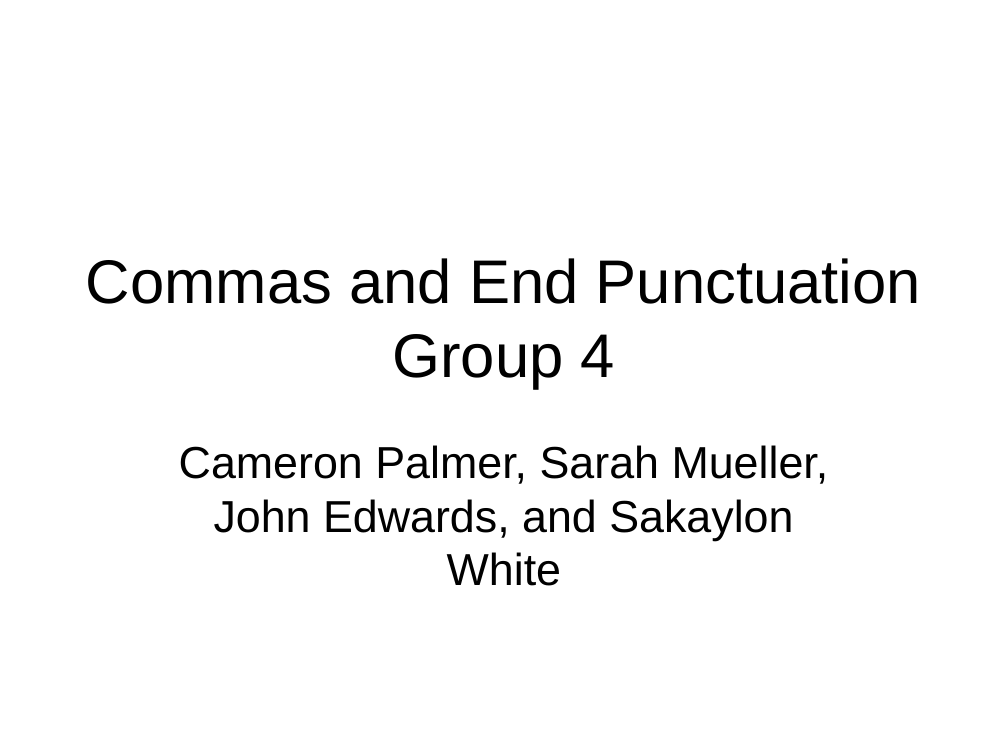
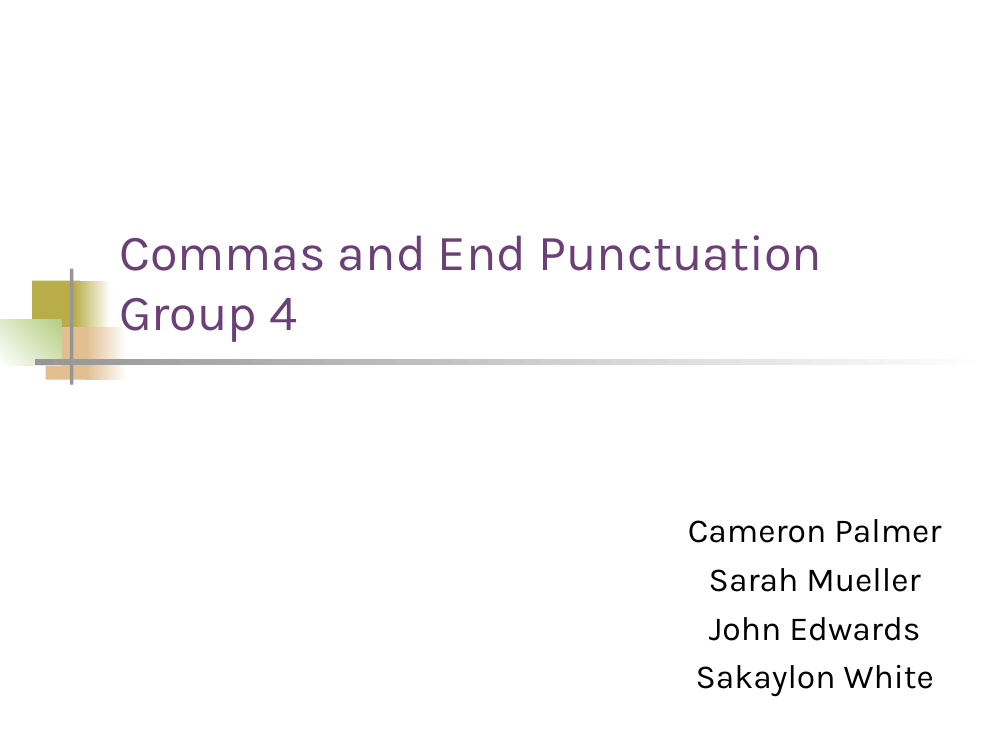
Before and after one commit to palmerc/lab, a slide deck: slide 1 of classes/engl4190/commas_and_end_punctuation.ppt. Drawn at 1008x756 pixels with LibreOffice and Linux fonts; fonts in the diff are those of the drawing. Boxes give left, top, right and bottom in pixels: in the first picture for what was removed or moved away, otherwise in the second. Text is boxed around its words. In the diff, an @@ line names an element or a change of style, - is before the commit and + after.

```diff
--- a/classes/engl4190/commas_and_end_punctuation.ppt
+++ b/classes/engl4190/commas_and_end_punctuation.ppt
@@ title "Commas and End Punctuation Group ...": place and size @@
-title "Commas and End Punctuation Group ..." at box(86, 258, 921, 389)
+title "Commas and End Punctuation Group ..." at box(119, 235, 822, 342)
@@ title "Commas and End Punctuation Group ..." at box(119, 235, 822, 342): size 44 to 36 pt, font Arial to Karla, text colour #000000 to #6A4076; alignment centre to left; vertical alignment middle to bottom @@
@@ group added at box(0, 269, 994, 385): 7 rectangles @@
@@ subtitle at box(688, 519, 941, 697): text changed; size 32 to 24 pt; font Arial to Karla @@
-Cameron Palmer, Sarah Mueller, John Edwards, and Sakaylon White
+Cameron Palmer
+Sarah Mueller
+John Edwards
+Sakaylon White
```
Also in this commit, not shown: 17 other slides changed, 2 slides added, 4 slides removed.
